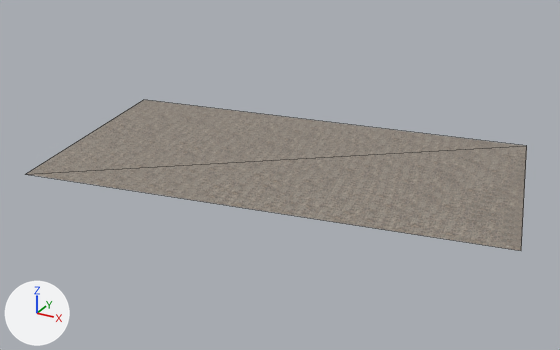
One commit to the COLLADA model Vilo3D/Models/IDL/Etape5/IDL_Etape5.dae: the scene before it, then after it.
Both versions are drawn from a 50 mm lens placed at (251.0, -474.0, 220.0), pointed at (-3.0, -12.0, -11.0). The lights are fixed; the arrows at lower left show +X, +Y and +Z. Mesh edges are drawn as thin lines. Where no turn or scale is listed for an object, it has been applied to the vertices.

Script lines for the objects in view, before the commit:
```python
me_idl_etape0_sol = bpy.data.meshes.new('IDL_Etape0:Sol')
me_idl_etape0_sol.from_pydata(...)  # 4 vertices, 2 faces; spans x -182.0..183.0, y -119.0..108.0, z -1.0
me_idl_etape0_sol.materials.append(mat_idl_etape0_solsg)  # picture img_sol_d_jpg
ob_idl_etape0_sol = bpy.data.objects.new('IDL_Etape0_Sol', me_idl_etape0_sol)
ob_idl_etape0_sol.location = (0.0, 0.0, 0.0)
```
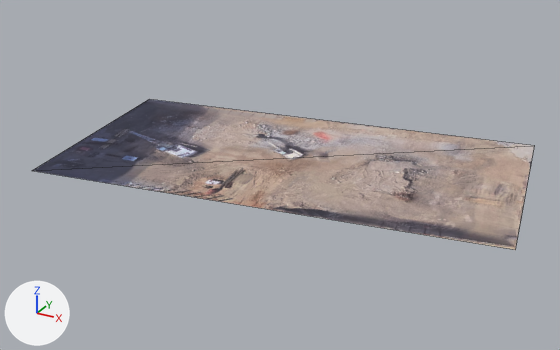
Boxes [x1, y1, x2, y2] around the edits, measured in the pictures (560 x 350 px):
'IDL_Etape0_Sol', recoloured, reshaped: before [26, 100, 527, 251]; after [32, 99, 534, 250]

The edits, one by one:
Picture 'Chantier.JPG' (img_chantier_jpg) is new.
Material 'IDL_Etape5_SolSG' (mat_idl_etape5_solsg) is new.
Its texture is img_chantier_jpg.
Its roughness is 0.9.
me_idl_etape0_sol has 4 vertices, 2 faces and spans x -182.0..183.0, y -119.0..108.0, z -1.0.
me_idl_etape0_sol is used by ob_idl_etape0_sol; location (0.0, 0.0, 0.0).
me_idl_etape0_sol no longer uses material mat_idl_etape0_solsg (picture img_sol_d_jpg).
Part 1, on me_idl_etape0_sol:
Vertex 0 of me_idl_etape0_sol moves from (-150.0, -119.0, -1.0) at pixel (25, 174) to (-150.0, -113.0, 0.0) at pixel (31, 170).
Vertex 1 of me_idl_etape0_sol moves from (183.0, -62.0, -1.0) at pixel (521, 250) to (180.0, -63.0, 0.0) at pixel (515, 249).
Vertex 2 of me_idl_etape0_sol moves from (149.0, 108.0, -1.0) at pixel (526, 145) to (154.0, 111.0, 0.0) at pixel (534, 145).
Vertex 3 of me_idl_etape0_sol moves from (-182.0, 57.0, -1.0) at pixel (143, 99) to (-178.0, 59.0, 0.0) at pixel (149, 99).
me_idl_etape0_sol now uses material mat_idl_etape5_solsg (picture img_chantier_jpg).
